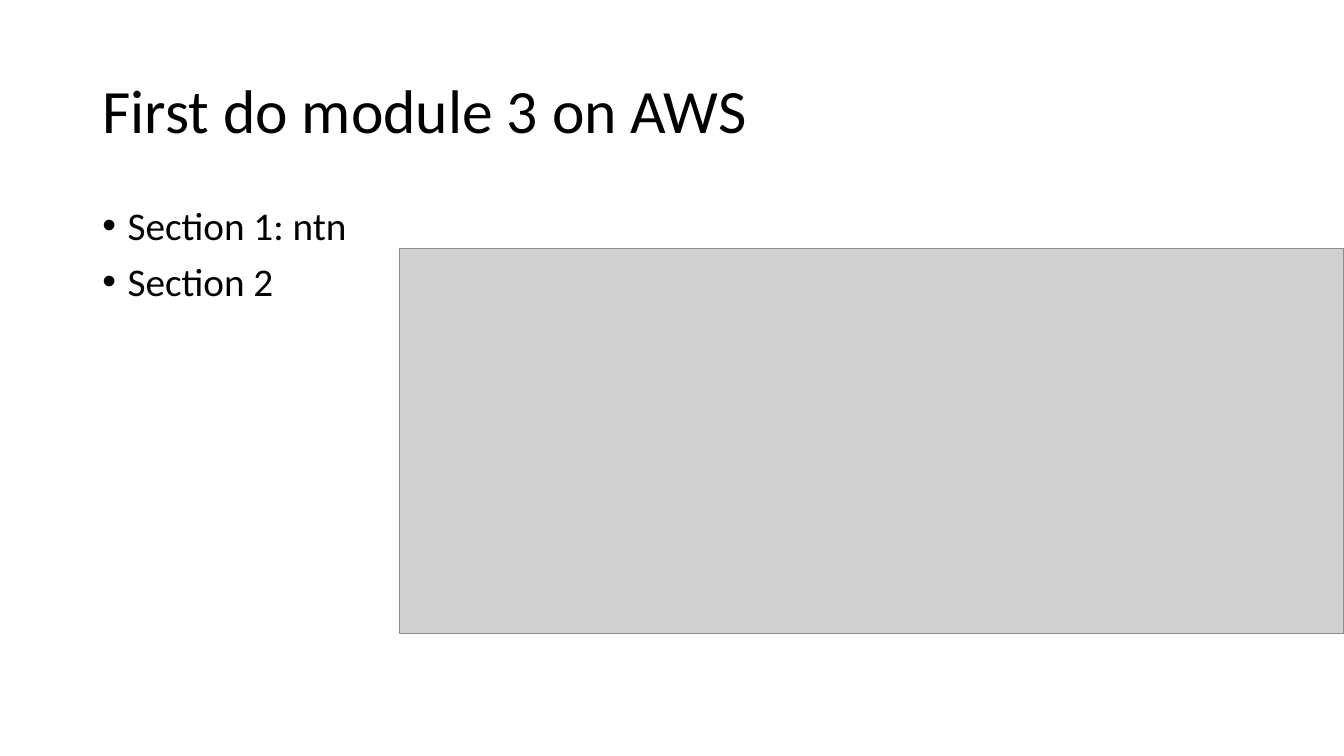
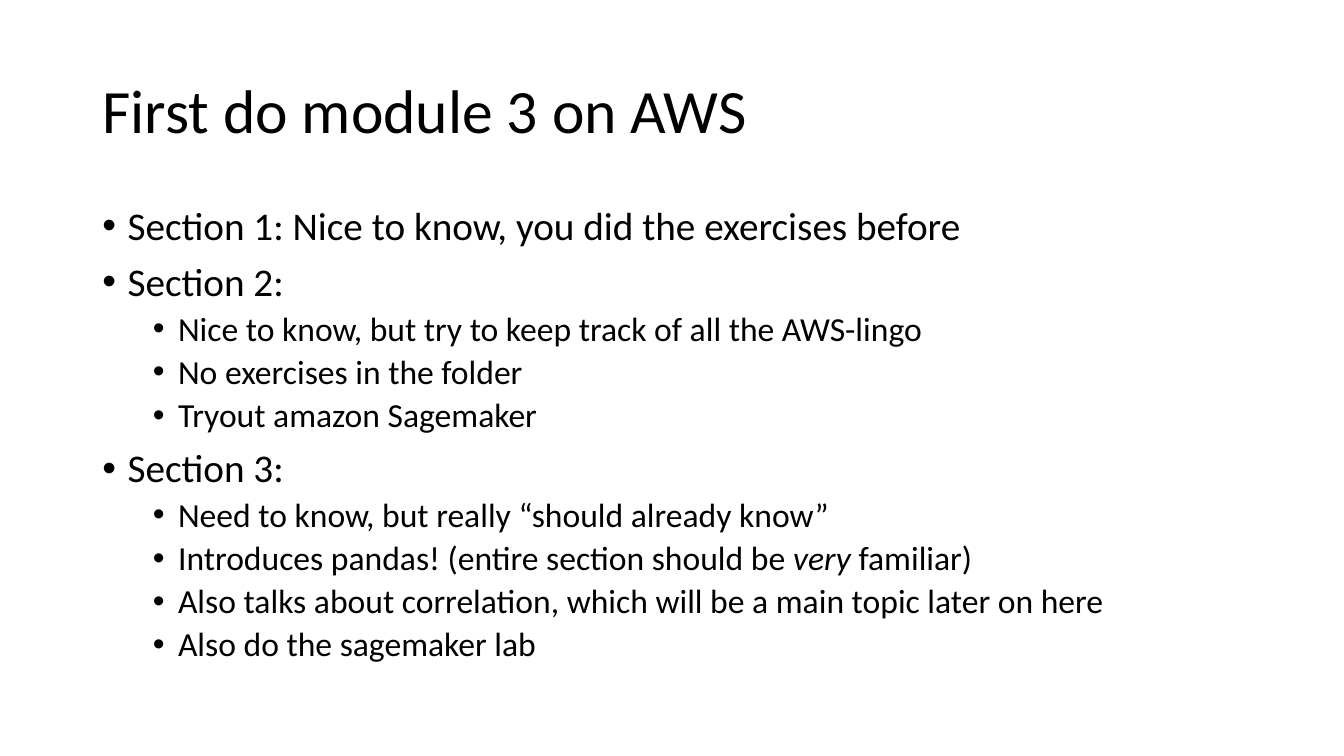
Before and after one commit to mjochen/CloudAI, a slide deck: slide 3 of PPT/3 - Implementing a pipeline.pptx. Drawn at 1344x756 pixels with LibreOffice and Linux fonts; fonts in the diff are those of the drawing; grey boxes stand for pictures. Boxes give left, top, right and bottom in pixels: in the first picture for what was removed or moved away, otherwise in the second. Text is boxed around its words. In the diff, an @@ line names an element or a change of style, - is before the commit and + after.

```diff
--- a/PPT/3 - Implementing a pipeline.pptx
+++ b/PPT/3 - Implementing a pipeline.pptx
@@ text at [128, 212, 1103, 662]: text changed; size 28 to 24 pt @@
-• Section 1: ntn
-• Section 2
+• Section 1: Nice to know, you did the exercises before
+• Section 2:
+  • Nice to know, but try to keep track of all the AWS-lingo
+  • No exercises in the folder
+  • Tryout amazon Sagemaker
+• Section 3:
+  • Need to know, but really “should already know”
+  • Introduces pandas! (entire section should be very familiar)
+  • Also talks about correlation, which will be a main topic later on here
+  • Also do the sagemaker lab
@@ picture removed at [399, 248, 1344, 633] @@
```
Also in this commit, not shown: 1 other slide changed, 2 slides added, 2 other files.
